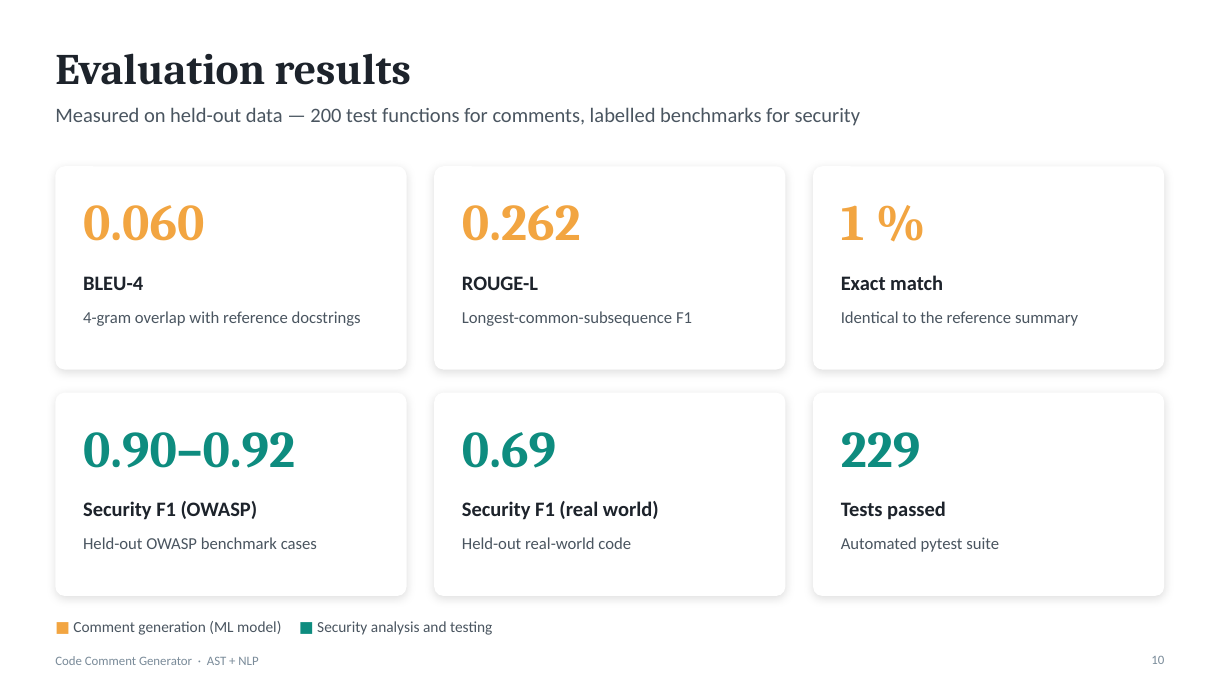
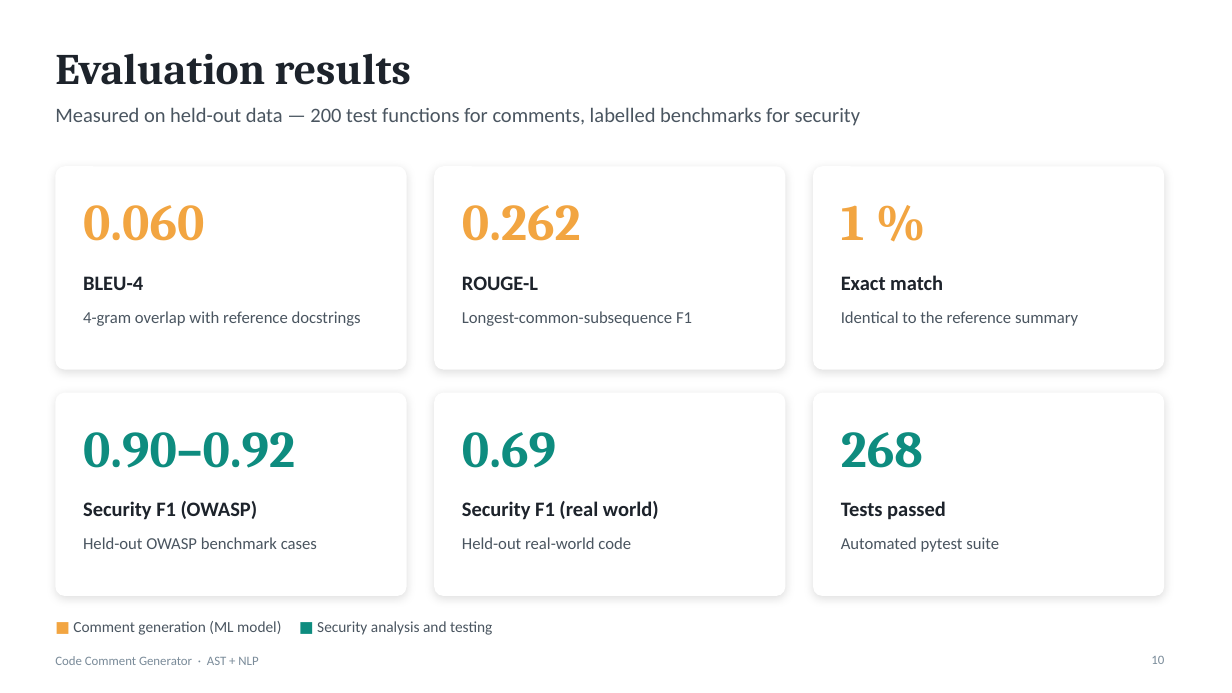
Before and after one commit to ldcode20/CodeCommentGenerator, a slide deck: slide 10 of CodeCommentGenerator.pptx. Drawn at 1232x693 pixels with LibreOffice and Linux fonts; fonts in the diff are those of the drawing. Boxes give left, top, right and bottom in pixels: in the first picture for what was removed or moved away, otherwise in the second. Text is boxed around its words. In the diff, an @@ line names an element or a change of style, - is before the commit and + after.

```diff
--- a/CodeCommentGenerator.pptx
+++ b/CodeCommentGenerator.pptx
@@ text at <box>841,432,923,468</box>: text changed @@
-229
+268
```
Also in this commit, not shown: 3 other slides changed, 1 slide added, 28 other files.
